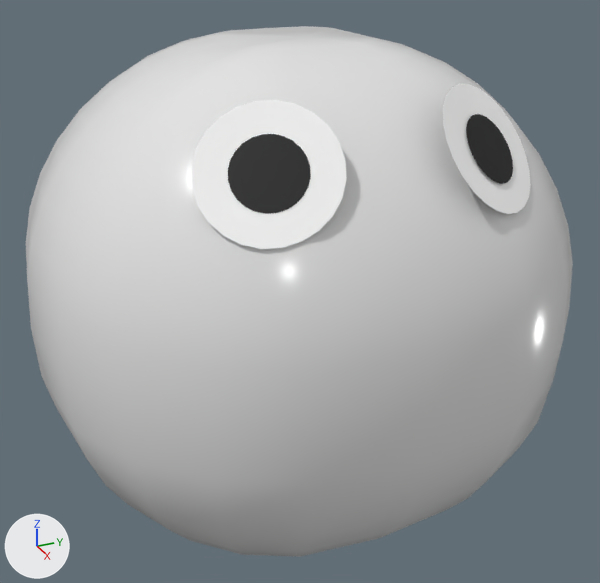
An edit to the FBX model Assets/Models/suraimu.fbx, drawn before and after from the same camera.
Before and after are seen from a 50 mm camera at (0.0485, -0.0212, 0.0434) aimed at (0.0006, 0.0003, 0.0195). Every picture has the same lights, and +X, +Y and +Z are marked at lower left. Where no turn or scale is listed for an object, it has been applied to the vertices.
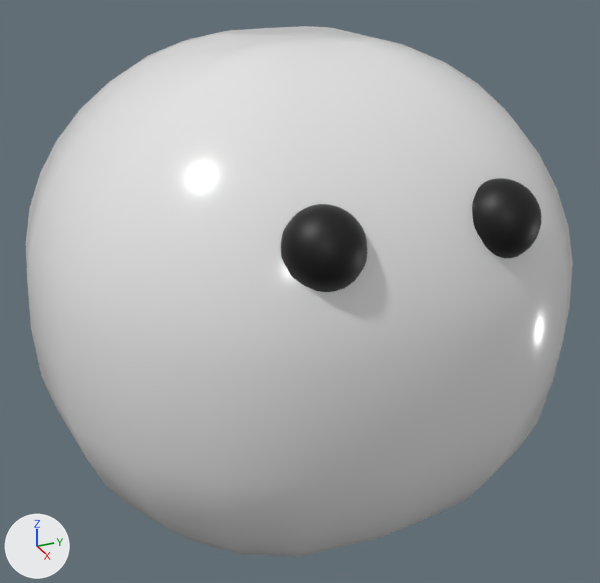
Location of each change, (x1, y1, x2, y2) in pixels of the pictures (600 x 583 px):
'polySurface11', deleted
    before: (191, 100, 347, 249)
'pSphere2', added (black)
    after: (281, 204, 367, 292)
'polySurface10', deleted
    before: (443, 84, 531, 214)
'polySurface13', deleted (black)
    before: (228, 134, 311, 214)
'pSphere3', added (black)
    after: (472, 178, 542, 258)
'polySurface12', deleted (black)
    before: (466, 114, 513, 184)

The change in detail:
Mesh me_mesh_002_1 is new.
It is a UV sphere (20 segments, 20 rings, poles along z) spanning x -0.00217..0.00217, y -0.00217..0.00217, z -0.00217..0.00217.
It uses material mat_kuro (black #000000).
Object 'polySurface12' (ob_polysurface12) is deleted.
Object 'polySurface10' (ob_polysurface10) is deleted.
Object 'polySurface11' (ob_polysurface11) is deleted.
Object 'polySurface13' (ob_polysurface13) is deleted.
Object 'pSphere3' (ob_psphere3) is new; it shows me_mesh_002_1.
Its location is (0.01471, 0.00554, 0.02858).
Object 'pSphere2' (ob_psphere2) is new; it shows a copy of me_mesh_002_1.
Its location is (0.01471, -0.00482, 0.02858).
